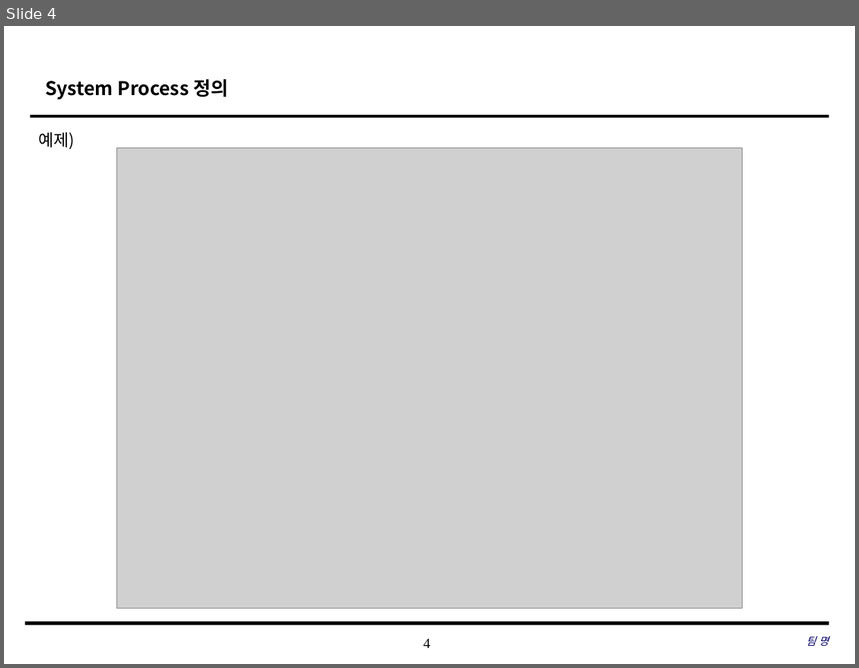
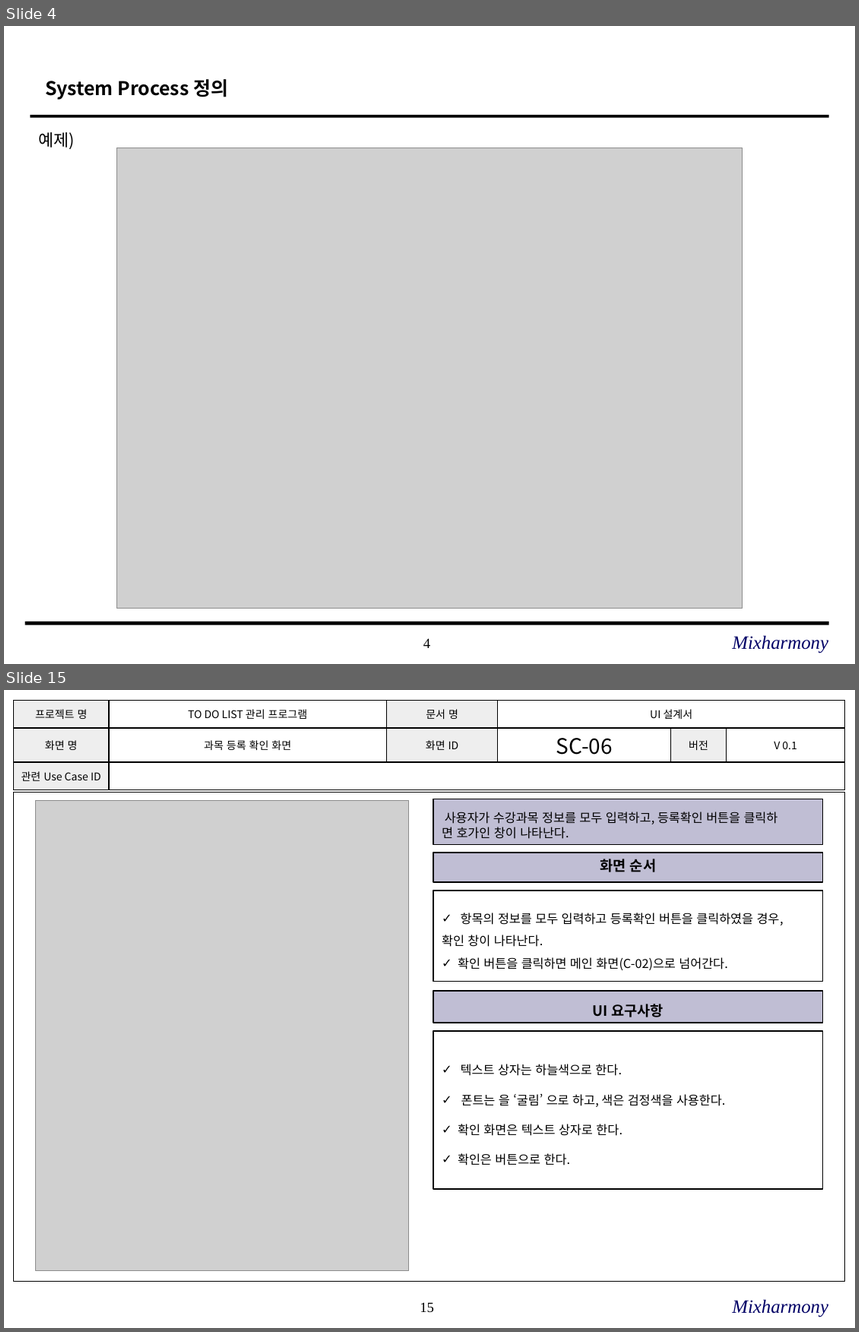
Before and after one commit to SE-admin/SE2017_2_mixharmony, a slide deck: doc/3_ 설계서/UI Design Template.pptx. Shown one above the other, each under a label of ours: slide 4 before the commit, slides 4 and 15 after it; the slides between them are not shown. The pictures are 859x668 and 859x1332 pixels, drawn with LibreOffice and Linux fonts; fonts in the diff are those of the drawing; grey boxes stand for pictures; background and template pictures are left out. Boxes give left, top, right and bottom in pixels: in the first picture for what was removed or moved away, otherwise in the second. Text is boxed around its words. In the diff, an @@ line names an element or a change of style, - is before the commit and + after.

Commit message:
#863 UI설계서 진행

```diff
--- a/doc/3_ 설계서/UI Design Template.pptx
+++ b/doc/3_ 설계서/UI Design Template.pptx
@@ slide 15 added at [4, 690, 855, 1328], background #FFFFFF; not listed: 1 template element that a slide beside it also shows @@
@@ table added at [13, 700, 844, 784], 3 rows, 6 columns @@
+프로젝트 명 | TO DO LIST 관리 프로그램 | 문서 명 | UI 설계서 |  | 
+화면 명 | 과목 등록 확인 화면 | 화면 ID | SC-06 | 버전 | V 0.1
+관련 Use Case ID |  |  |  |  | 
@@ rectangle added at [13, 792, 845, 1281], outline #000000 0.75 pt @@
@@ picture added at [35, 801, 409, 1271] @@
@@ rectangle added at [434, 799, 824, 844], fill #C0BED4, outline #000000 1 pt, 10.5 pt, text #000000 @@
+사용자가 수강과목 정보를 모두 입력하고, 등록확인 버튼을 클릭하
+면 호가인 창이 나타난다.
@@ rectangle added at [434, 853, 824, 882], fill #C0BED4, outline #000000 1 pt, 12 pt, text #000000, bold @@
+화면 순서
@@ rectangle added at [434, 890, 824, 981], fill #FFFFFF, outline #000000 1 pt, 10.5 pt, text #000000 @@
+✓ 항목의 정보를 모두 입력하고 등록확인 버튼을 클릭하였을 경우,
+확인 창이 나타난다.
+✓ 확인 버튼을 클릭하면 메인 화면(C-02)으로 넘어간다.
@@ rectangle added at [434, 990, 824, 1023], fill #C0BED4, outline #000000 1 pt, 12 pt, text #000000, bold @@
+UI 요구사항
@@ rectangle added at [434, 1031, 824, 1189], fill #FFFFFF, outline #000000 1 pt, 10.5 pt, text #000000 @@
+✓ 텍스트 상자는 하늘색으로 한다.
+✓ 폰트는 을 ‘굴림’ 으로 하고, 색은 검정색을 사용한다.
+✓ 확인 화면은 텍스트 상자로 한다.
+✓ 확인은 버튼으로 한다.
@@ text added at [732, 1300, 829, 1318], 16 pt, text #000066, italic @@
+Mixharmony
@@ slide 4 changed as well @@
@@ text at [732, 636, 829, 654]: text changed; size 9 to 16 pt @@
-팀 명
+Mixharmony
```
Also in this commit, not shown: 5 other slides changed, 35 other slides added.
